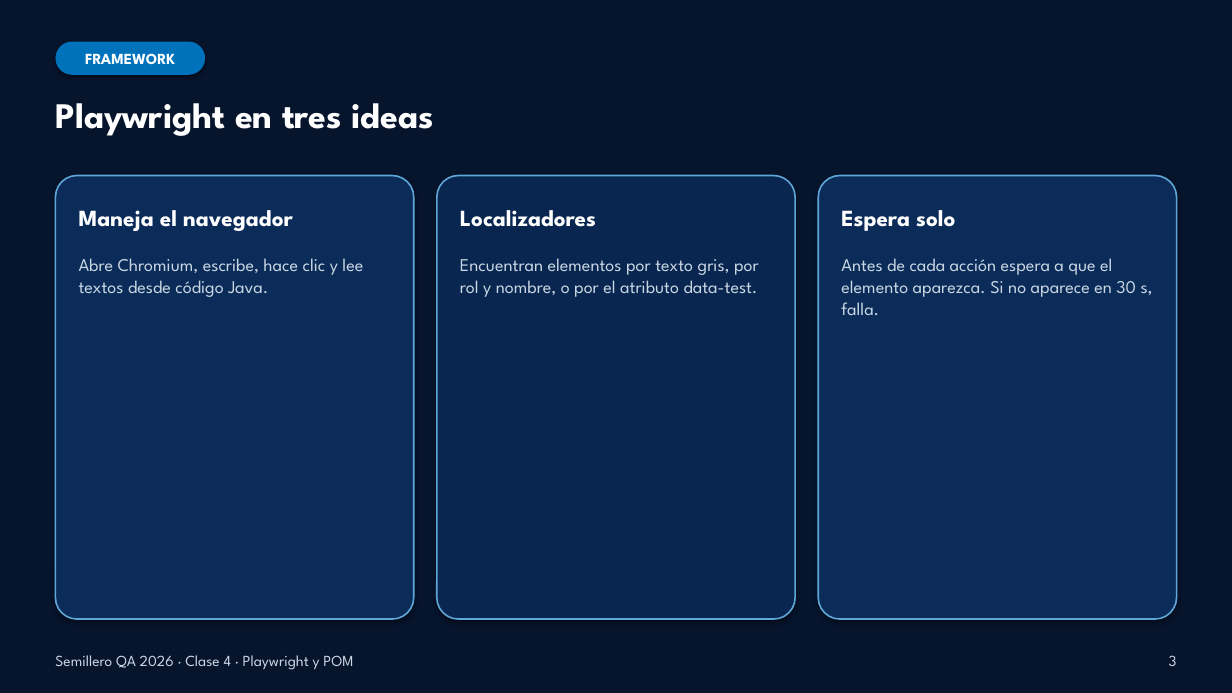
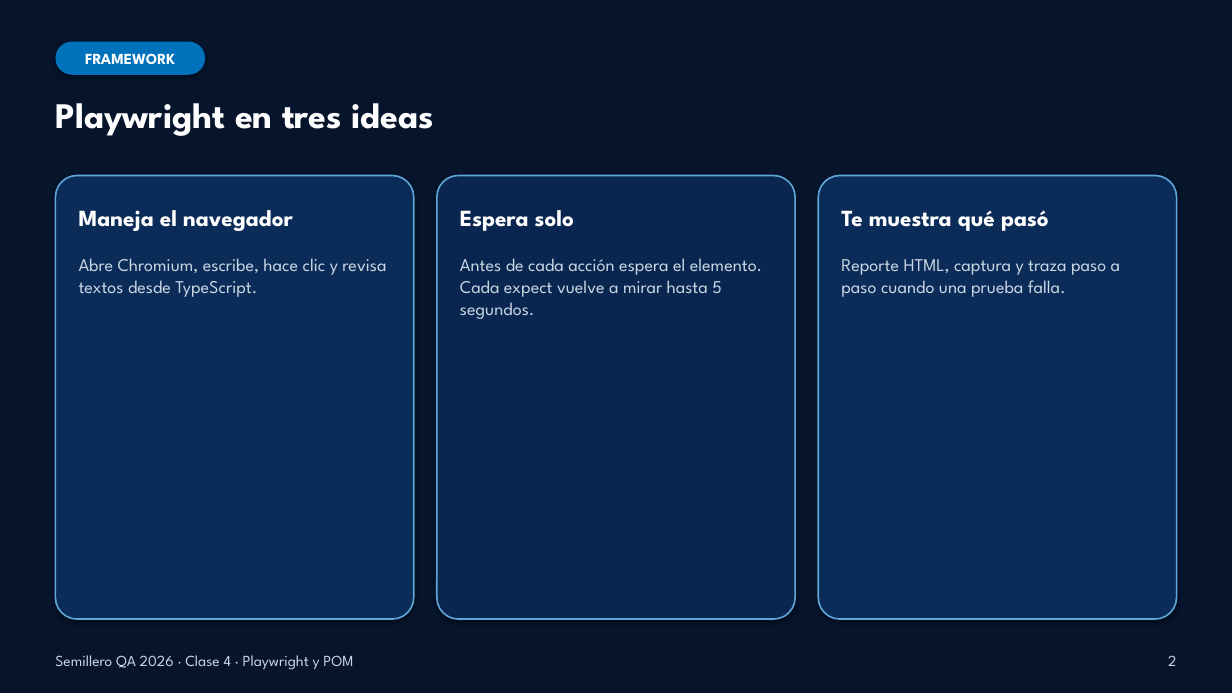
Before and after one commit to dzapbeta/semillero2026, a slide deck: slide 2 of material-de-apoyo/Clase4_Presentacion_Playwright_POM.pptx (slide 3 before the commit). Drawn at 1232x693 pixels with LibreOffice and Linux fonts; fonts in the diff are those of the drawing. Boxes give left, top, right and bottom in pixels: in the first picture for what was removed or moved away, otherwise in the second. Text is boxed around its words. In the diff, an @@ line names an element or a change of style, - is before the commit and + after.

```diff
--- a/material-de-apoyo/Clase4_Presentacion_Playwright_POM.pptx
+++ b/material-de-apoyo/Clase4_Presentacion_Playwright_POM.pptx
@@ text at box(460, 210, 574, 231): text changed @@
-Localizadores
+Espera solo
@@ text at box(841, 210, 1049, 231): text changed @@
-Espera solo
+Te muestra qué pasó
@@ text at box(79, 258, 386, 297): text changed @@
-Abre Chromium, escribe, hace clic y lee textos desde código Java.
+Abre Chromium, escribe, hace clic y revisa textos desde TypeScript.
@@ text at box(460, 258, 762, 319): text changed @@
-Encuentran elementos por texto gris, por rol y nombre, o por el atributo data-test.
+Antes de cada acción espera el elemento. Cada expect vuelve a mirar hasta 5 segundos.
@@ text at box(841, 259, 1120, 297): text changed @@
-Antes de cada acción espera a que el elemento aparezca. Si no aparece en 30 s, falla.
+Reporte HTML, captura y traza paso a paso cuando una prueba falla.
@@ text at box(1168, 655, 1176, 666): text changed @@
-3
+2
```
Also in this commit, not shown: 7 other slides changed, 2 slides added, 2 slides removed, 19 other files.
